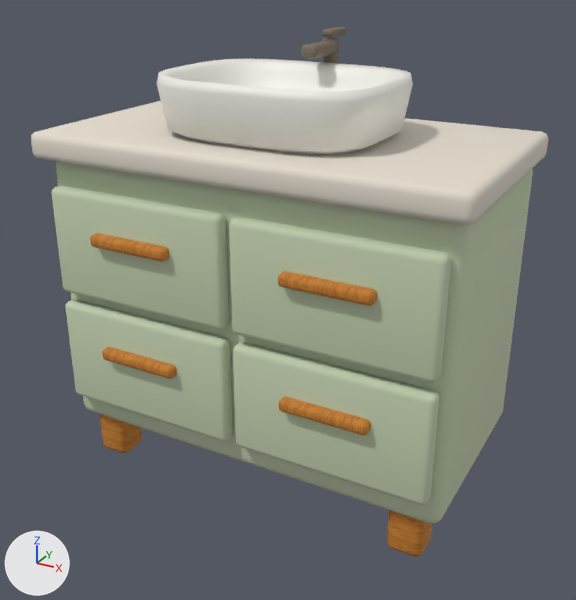
The glTF model public/models/furniture/single-bath-vanity.glb, before and after one commit.
The view is the same before and after, from a camera (50 mm lens) standing at (0.756, -1.372, 1.079) and looking at (0.014, -0.022, 0.405). Every picture has the same lights, and +X, +Y and +Z are marked at lower left. The first picture is the older version. Vertices at exactly the same position are counted once.

Objects in the first picture: 'single-bath-vanity'.
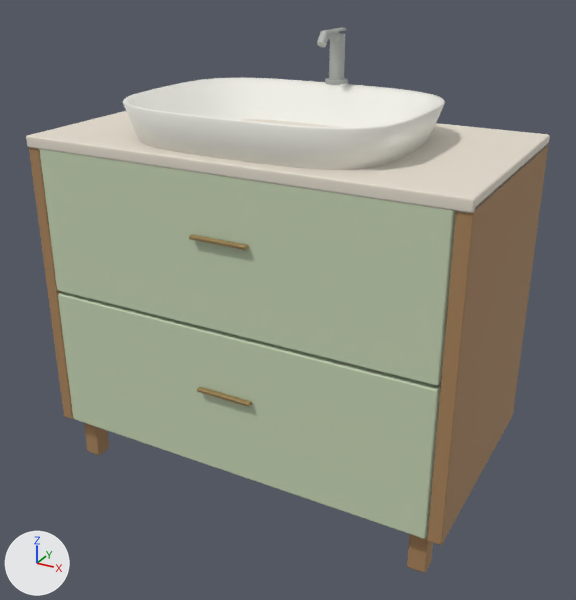
The change in detail:
In material 'wood-honey-textured' (mat_wood_honey_textured), texture is no longer img_handpainted_honey_oak.
In material 'wood-honey-textured' (mat_wood_honey_textured), base_color is now set to (0.4, 0.23, 0.105), brown #aa845b.
In material 'wood-honey-textured' (mat_wood_honey_textured), roughness goes from 0.82 to 0.7.
me_cube_439 is used by ob_single_bath_vanity; location (0.0, 0.0, 0.0).
me_cube_439 had 2418 vertices, 4724 faces and spanned x -0.45..0.45, y -0.26..0.26, z 0.0..0.93.
me_cube_439 now has 1376 vertices, 2672 faces and spans x -0.45..0.45, y -0.26..0.26, z 0.0..0.93.
me_cube_439 part 1: a new loose piece, a 32-sided cylinder along z spanning x -0.024..0.024, y 0.1955..0.2424, z 0.8168..0.8249, in mat_brushed_steel (grey #b9bdb9).
me_cube_439 part 2: a new loose piece, a 32-sided cylinder along z spanning x -0.016..0.016, y 0.203..0.235, z 0.821..0.917, in mat_brushed_steel (grey #b9bdb9).
me_cube_439 part 3: the loose piece of 384 vertices spanning x -0.23..0.23, y -0.185..0.163, z 0.752..0.866 is rebuilt with 336 vertices and now spans x -0.29..0.29, y -0.236..0.209, z 0.718..0.819.
me_cube_439 part 4: the loose piece of 96 vertices spanning x 0.009..0.414, y -0.24..-0.206, z 0.416..0.643 is rebuilt with 56 vertices and now spans x -0.419..0.419, y -0.247..-0.222, z 0.42..0.73.
me_cube_439 part 5: the loose piece of 96 vertices spanning x 0.009..0.414, y -0.24..-0.206, z 0.165..0.392 is rebuilt with 56 vertices and now spans x -0.419..0.419, y -0.247..-0.222, z 0.104..0.413.
me_cube_439 part 6: the loose piece of 96 vertices spanning x -0.45..0.45, y -0.243..0.26, z 0.697..0.752 is rebuilt with 56 vertices and now spans x -0.45..0.45, y -0.248..0.26, z 0.721..0.745.
me_cube_439 part 7: 21 loose pieces with 1458 vertices, spanning x -0.414..0.398, y -0.26..0.213, z 0.0..0.907, are deleted.
me_cube_439 part 8: 288 vertices removed from x -0.432..0.432, y -0.209..0.249, z 0.1..0.93; 664 vertices added at x -0.45..0.45, y -0.26..0.26, z 0.0..0.93.
Other edits to the shape of me_cube_439 do not show in these pictures.

What differs and where, as boxes (x1, y1, x2, y2) in the pictures (576 x 600 px):
'single-bath-vanity', surface changed, reshaped: before (31, 27, 548, 557); after (26, 28, 550, 573)
part 1 of me_cube_439, added: after (325, 78, 348, 85)
part 2 of me_cube_439, added: after (329, 33, 345, 80)
part 3 of me_cube_439, rebuilt (26% wider): before (157, 59, 413, 155); after (123, 78, 445, 170)
part 4 of me_cube_439, rebuilt (87% wider, 43% taller): before (229, 217, 451, 382); after (39, 149, 456, 386)
part 5 of me_cube_439, rebuilt (86% wider, 51% taller): before (233, 342, 439, 505); after (58, 292, 441, 539)
part 6 of me_cube_439, rebuilt: before (31, 101, 548, 225); after (26, 111, 550, 213)
part 7 of me_cube_439, deleted: before (51, 41, 478, 557)
part 8 of me_cube_439, built on: before (56, 27, 533, 524); after (29, 28, 549, 573)
